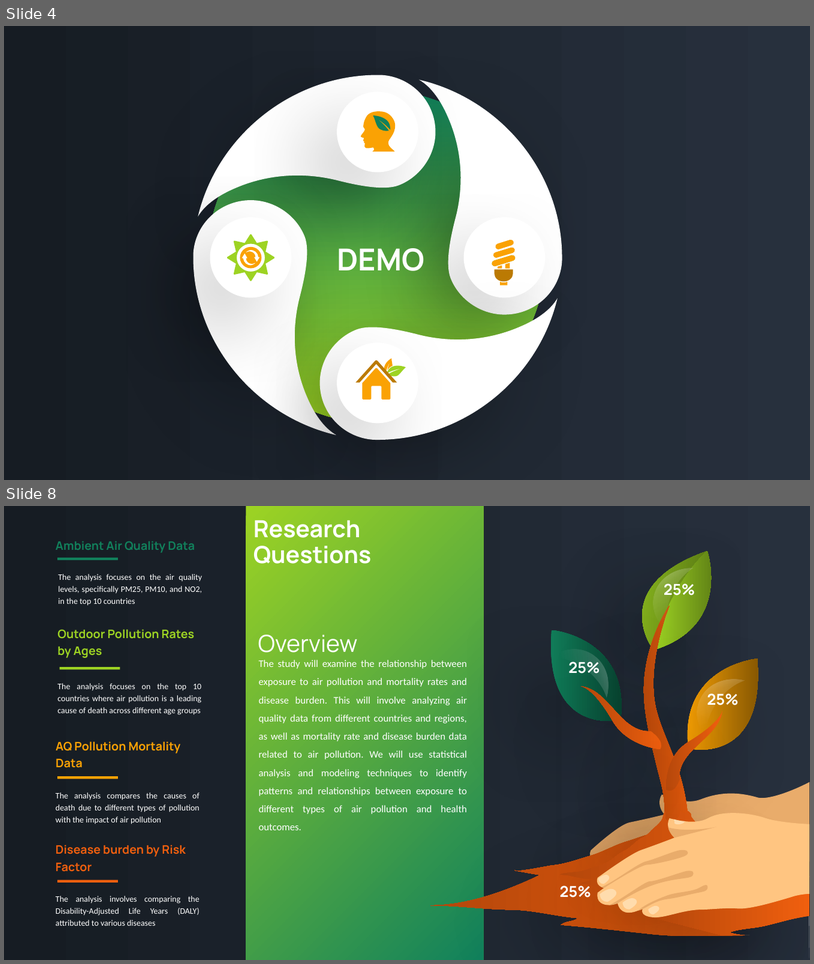
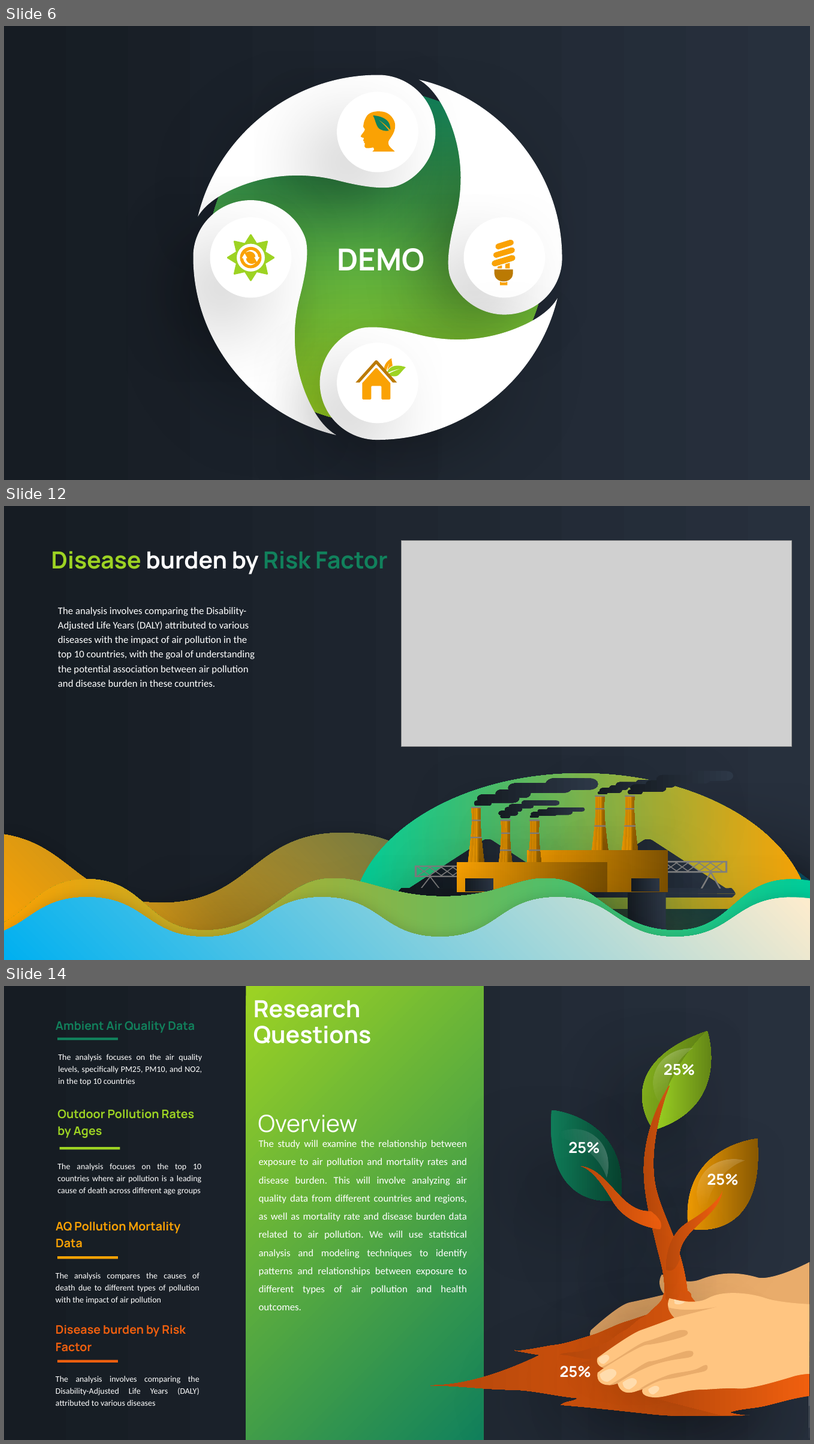
Before and after one commit to sameenshahzad/Project-3_Group-13, a slide deck: Slides & Analysis/Air Pollution.pptx. Shown one above the other, each under a label of ours: slides 4 and 8 before the commit, slides 6, 12 and 14 after it; the slides between them are not shown. The pictures are 814x964 and 814x1444 pixels, drawn with LibreOffice and Linux fonts; fonts in the diff are those of the drawing; grey boxes stand for pictures. Boxes give left, top, right and bottom in pixels: in the first picture for what was removed or moved away, otherwise in the second. Text is boxed around its words. In the diff, an @@ line names an element or a change of style, - is before the commit and + after.

```diff
--- a/Slides & Analysis/Air Pollution.pptx
+++ b/Slides & Analysis/Air Pollution.pptx
@@ slide 12 added at bbox=[4, 506, 810, 960], background #FFFFFF; not listed: 1 template element that a slide beside it also shows @@
@@ picture added at bbox=[401, 541, 792, 747] @@
@@ text added at bbox=[51, 551, 388, 574], 28 pt, text #11815C, bold @@
+Disease burden by Risk Factor
@@ text added at bbox=[58, 607, 255, 687], 12 pt, text #FFFFFF @@
+The analysis involves comparing the Disability-Adjusted Life Years (DALY) attributed to various diseases with the impact of air pollution in the top 10 countries, with the goal of understanding the potential association between air pollution and disease burden in these countries.
@@ freeform shape added at bbox=[4, 832, 810, 931], fill gradient #005878 to #FAA204 @@
@@ freeform shape added at bbox=[4, 878, 810, 960], fill gradient #00CC99 to #FAA204 @@
@@ freeform shape added at bbox=[4, 897, 810, 960], fill gradient #FEECCD to #00B0F0 @@
@@ group added at bbox=[353, 771, 810, 940]: 27 freeform shapes, 21 rectangles @@
@@ what was slide 4 is now slide 6 @@
@@ what was slide 8 is now slide 14 @@
```
Also in this commit, not shown: 4 slides changed, 6 other slides added, 3 slides removed.
